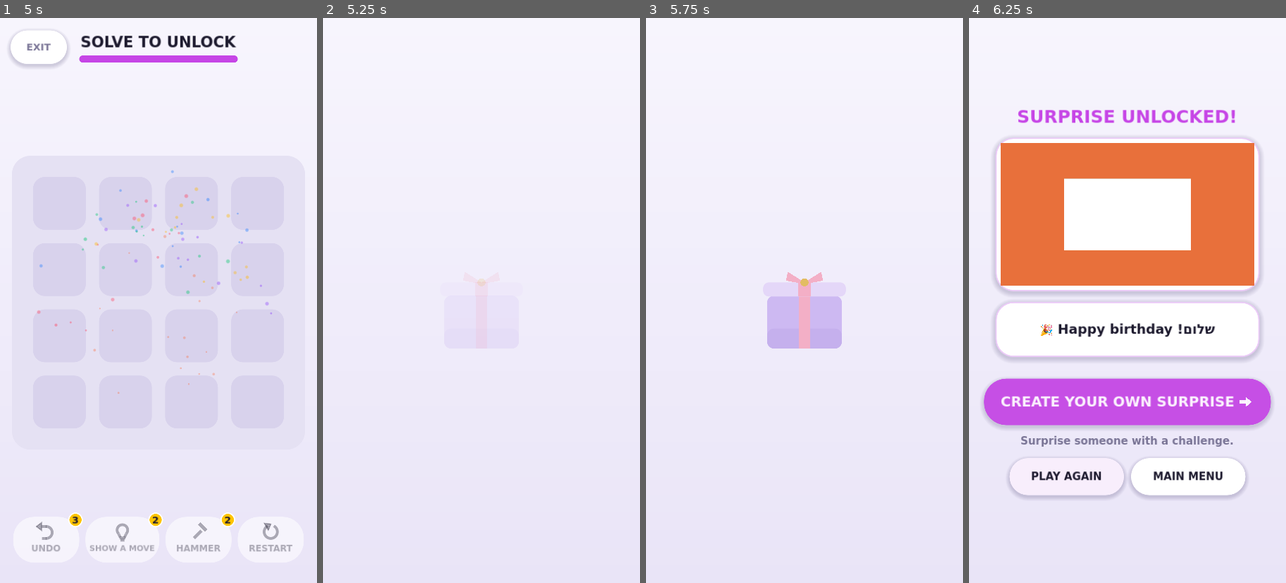
Above: before the commit, frames 1-4 (left to right).
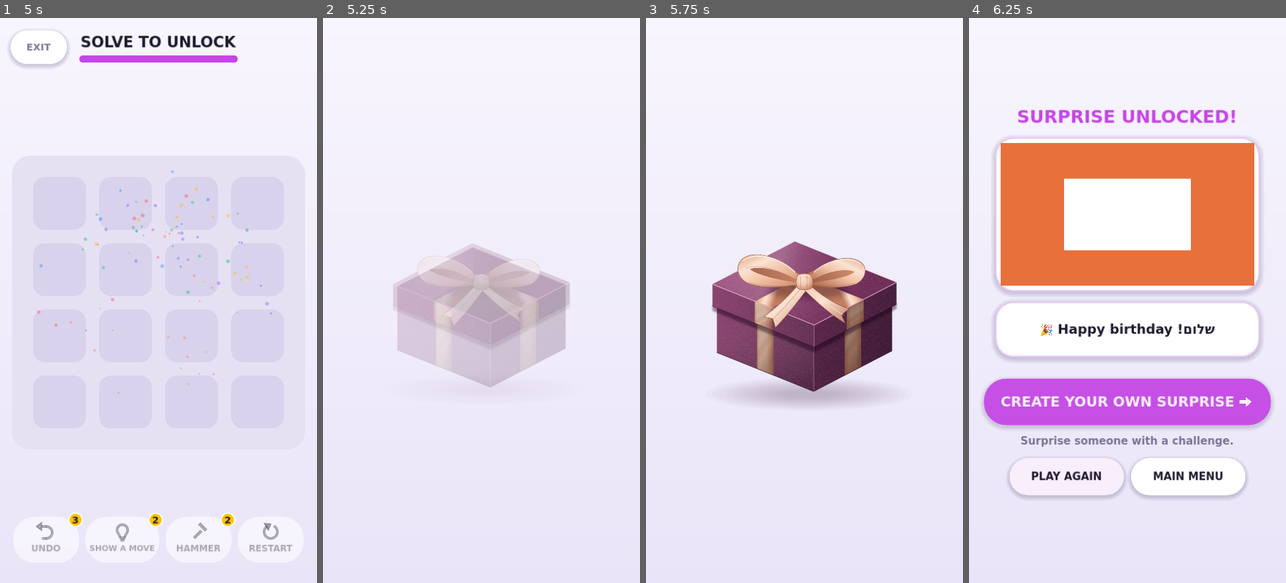
Above: after the commit, the same moments.

Repository: zaknounloay-bot/ChainEscape
Game: Godot game, scene res://tools/RevealMvpTest.tscn
Two runs of this game, one before a commit and one after it. Both use one fixed random seed, a clock stepped at 60 frames per second and the inputs below. This scene is started directly instead of the project's main scene.
Inputs (mouse positions are in pixels of both pictures, inside the frame that each line leads up to):
- Up to frame 1 (5 s): click "RESTART" at 0.5 s; click "RESTART" at 1.25 s; click "RESTART" at 2 s; click "CONTINUE - LEVEL 4" at 2.75 s; click "CONTINUE - LEVEL 4" at 3.5 s; tap Enter at 4.25 s; move the mouse to (228, 272) at 4.27 s; tap R at 4.35 s; click (228, 272) at 4.42 s
- Up to frame 2 (5.25 s): drag from (418, 328) to (465, 413) at 5.02 s
- Up to frame 3 (5.75 s): no input
- Up to frame 4 (6.25 s): click (997, 46) at 5.77 s

Frame 1 is identical in both runs. In frame 2, 9.8% of the frame differs, in the area x 22-78%, y 39-66%; in frame 3, 12%, in the area x 20-80%, y 39-69%; in frame 4, nothing differs.

Commit message:
Photo/Message Reveal: Option D gift box (plum + rose gold)
The reveal's gift is now a deep plum box with a rose-gold satin ribbon
and bow, about 58% of the screen width and centred for the anticipation
beat. It is three pre-rendered layers (assets/reveal: the open inside,
the front walls, the lid with ribbon and bow), made by
tools/gift_box/gen_gift_box.mjs and moved as rigid pieces: the lid and
bow lift straight up together, drift aside with a small turn and fade;
the envelope starts hidden inside the box and rises out from behind its
front walls. Lossy-compressed (~91 KB in the pack), no shaders.

Unchanged: the 2.45 s timing, SURPRISE UNLOCKED!, the photo and
dedication, CREATE YOUR OWN SURPRISE, tap-to-skip, reduced motion,
Friend Challenge. RevealMvpTest checks the layers load (105 checks).

Co-Authored-By: Claude Opus 5.5 <noreply@anthropic.com>
Claude-Session: https://claude.ai/code/session_01PPnN2iQN4xUeMDYHh7WvtN

Diff:
--- a/scripts/social/social_reveal.gd
+++ b/scripts/social/social_reveal.gd
@@ -571,7 +571,9 @@
 		env_w = clampf(r.size.x * 0.74, 300.0, 430.0)
 		var pocket := Vector2(r.get_center().x, r.position.y + r.size.y * 0.62)
 		var vis := get_viewport().get_visible_rect().size
-		var box := Vector2(pocket.x, minf(r.end.y + 70.0, vis.y - 120.0))
+		# The gift (box_at: the centre of its open top) sits so the whole gift
+		# is centred on screen, and always below the pocket it rises to.
+		var box := Vector2(pocket.x, clampf(vis.y * 0.5 - RevealEnvelope.GIFT_CENTER_Y, pocket.y + 60.0, vis.y - RevealEnvelope.GIFT_BOTTOM - 16.0))
 		for env in [_env_back, _env_front]:
 			env.place(to_local * box, to_local * pocket, env_w)
 	for part in [_photo_frame, _photo_status, _message_card]:
@@ -716,14 +718,31 @@
 		draw_colored_polygon(PackedVector2Array([at + Vector2(13, 0), at + Vector2(1, -11), at + Vector2(1, 11)]), Color.WHITE)
 
 
-## The Photo / Message Reveal envelope moment, drawn with a few shapes (no
-## assets). Two instances share the same state: `front = false` draws the
-## gift box, the glow, the envelope's back, its inside and its OPENED flap
-## (behind the card); `front = true` draws the pocket and the CLOSED flap with
-## its gold seal (in front of the card). Redrawn only while a value changes.
+## The Photo / Message Reveal envelope moment. The gift box is three
+## pre-rendered layers (assets/reveal, made by tools/gift_box/gen_gift_box.mjs)
+## moved as rigid pieces; the envelope is drawn with a few shapes. Two
+## instances share the same state: `front = false` draws the box's shadow and
+## open inside, the lid once lifted, the glow, the envelope's back, its inside
+## and its OPENED flap (behind the card); `front = true` draws the pocket and
+## the CLOSED flap with its gold seal (in front of the card), then the box's
+## front walls (so the envelope rises out of the box) and the lid while it
+## still sits on them. Redrawn only while a value changes.
 class RevealEnvelope extends Node2D:
+	## Gift layers: rects in gift-local units, origin at the centre of the
+	## box's open top (as rendered by gen_gift_box.mjs).
+	const GIFT_BACK_RECT := Rect2(-212, -102, 424, 204)
+	const GIFT_FRONT_RECT := Rect2(-212, -14, 424, 268)
+	const GIFT_LID_RECT := Rect2(-238, -192, 476, 352)
+	const GIFT_LID_PIVOT := Vector2(0, -5)  # the centre of the lid's top
+	const GIFT_CENTER_Y := 34.0  # the whole gift's visual centre, below box_at
+	const GIFT_BOTTOM := 262.0  # its shadow's lowest point, below box_at
+	## The lifted lid: how far it travels, its turn, and from when it is
+	## clear of the walls (drawn behind the envelope from then on).
+	const LID_TRAVEL := Vector2(190, -120)
+	const LID_TURN := 0.2
+	const LID_CLEAR := 0.36
 	var front := false
-	var box_at := Vector2.ZERO  # where the gift box sits
+	var box_at := Vector2.ZERO  # the centre of the gift box's open top
 	var pocket_at := Vector2.ZERO  # where the envelope settles (its pocket centre)
 	var width := 380.0
 	## 0..1 each (tweened): the box shown, its lid lifted, the envelope risen,
@@ -767,32 +786,63 @@
 		width = p_width
 		queue_redraw()
 
+	var _tex: Array[Texture2D] = []
+
 	func _draw() -> void:
 		if not front:
-			_draw_box()
-		_draw_envelope()
-
-	## A soft lavender box with a blush ribbon and a gold knot; the lid lifts
-	## gently and tips back a little.
-	func _draw_box() -> void:
+			_draw_box_back()
+			_draw_envelope()
+		else:
+			_draw_envelope()
+			_draw_box_front()
+
+	## Plum box, rose-gold ribbon and bow: it settles in (a 5% grow while it
+	## fades in), the lid with its bow lifts straight up off the walls, then
+	## drifts aside, turning a little and fading; the box fades last.
+	func _textures() -> Array[Texture2D]:
+		if _tex.is_empty():
+			_tex = [load("res://assets/reveal/gift_body_back.png"), load("res://assets/reveal/gift_body_front.png"), load("res://assets/reveal/gift_lid.png")]
+		return _tex
+
+	func _box_transform() -> void:
+		var s := lerpf(0.95, 1.0, box)
+		draw_set_transform(box_at, 0.0, Vector2(s, s))
+
+	func _draw_box_back() -> void:
 		if box <= 0.0:
 			return
-		var a := box
-		var w := 170.0
-		var h := 120.0
-		var c := box_at
-		_rounded(Rect2(c + Vector2(-w * 0.5, -h * 0.5), Vector2(w, h)), Color(SocialReveal.GIFT_LAVENDER, a), 16)
-		_rounded(Rect2(c + Vector2(-w * 0.5, h * 0.12), Vector2(w, h * 0.38)), Color(SocialReveal.GIFT_LAVENDER_DEEP, 0.3 * a), 16)
-		draw_rect(Rect2(c + Vector2(-13, -h * 0.5), Vector2(26, h)), Color(SocialReveal.GIFT_BLUSH, a))
-		var lift := Vector2(16.0, -54.0) * lid
-		draw_set_transform(c + Vector2(-w * 0.5 - 9, -h * 0.5) + lift, -0.22 * lid, Vector2.ONE)
-		_rounded(Rect2(Vector2(0, -30), Vector2(w + 18, 32)), Color(SocialReveal.GIFT_LAVENDER_LIGHT, a), 13)
-		draw_rect(Rect2(Vector2((w + 18) * 0.5 - 14, -30), Vector2(28, 32)), Color(SocialReveal.GIFT_BLUSH, a))
-		var knot := Vector2((w + 18) * 0.5, -30)
-		for s in [-1.0, 1.0]:
-			draw_colored_polygon(PackedVector2Array([knot, knot + Vector2(38 * s, -24), knot + Vector2(42 * s, -4), knot + Vector2(10 * s, 2)]), Color(SocialReveal.GIFT_BLUSH, a))
-		draw_circle(knot, 9.0, Color(SocialReveal.GIFT_GOLD, a))
+		_box_transform()
+		# A soft contact shadow on the "table".
+		draw_set_transform(box_at + Vector2(10, 246) * lerpf(0.95, 1.0, box), 0.0, Vector2(1.0, 0.16) * lerpf(0.95, 1.0, box))
+		for i in 12:
+			draw_circle(Vector2.ZERO, 236.0 - i * 16.0, Color(0.16, 0.03, 0.13, 0.022 * box))
+		_box_transform()
+		draw_texture_rect(_textures()[0], GIFT_BACK_RECT, false, Color(1, 1, 1, box))
+		if lid >= LID_CLEAR:
+			_draw_lid()
 		draw_set_transform(Vector2.ZERO, 0.0, Vector2.ONE)
+
+	func _draw_box_front() -> void:
+		if box <= 0.0:
+			return
+		_box_transform()
+		draw_texture_rect(_textures()[1], GIFT_FRONT_RECT, false, Color(1, 1, 1, box))
+		if lid < LID_CLEAR:
+			_draw_lid()
+		draw_set_transform(Vector2.ZERO, 0.0, Vector2.ONE)
+
+	## The lid (with its ribbon and bow, one piece): straight up first, then
+	## aside with a small turn, fading out as it goes.
+	func _draw_lid() -> void:
+		var up := smoothstep(0.0, 0.5, lid)
+		var aside := smoothstep(0.3, 1.0, lid)
+		var a := box * (1.0 - smoothstep(0.55, 1.0, lid))
+		if a <= 0.0:
+			return
+		var s := lerpf(0.95, 1.0, box)
+		var at := box_at + (GIFT_LID_PIVOT + Vector2(LID_TRAVEL.x * aside, LID_TRAVEL.y * 0.5 * (up + aside))) * s
+		draw_set_transform(at, LID_TURN * aside, Vector2(s, s))
+		draw_texture_rect(_textures()[2], Rect2(GIFT_LID_RECT.position - GIFT_LID_PIVOT, GIFT_LID_RECT.size), false, Color(1, 1, 1, a))
 
 	## The envelope: it rises from inside the box (small) to the pocket point
 	## (full size); then the top flap turns up, and at the end it fades.
@@ -800,9 +850,10 @@
 		if rise <= 0.0:
 			return
 		var e := 1.0 - pow(1.0 - rise, 3.0)
-		var center := (box_at + Vector2(0, -20)).lerp(pocket_at, e)
+		var center := (box_at + Vector2(0, 130)).lerp(pocket_at, e)
 		var s := lerpf(0.45, 1.0, e)
-		var a := clampf(rise / 0.22, 0.0, 1.0) * (1.0 - fade)
+		# Solid from the start: it begins hidden behind the box's front walls.
+		var a := 1.0 - fade
 		if a <= 0.0:
 			return
 		var w := width * s
--- a/tools/reveal_mvp_test.gd
+++ b/tools/reveal_mvp_test.gd
@@ -273,6 +273,8 @@
 		# Anticipation: the closed gift rests on screen before it opens.
 		await _wait(maxf(0.0, 0.75 - (Time.get_ticks_msec() - t0) / 1000.0))
 		_check(eb.box > 0.99 and eb.lid < 0.01 and eb.rise < 0.01, "D. %s: anticipation - the closed gift fully shown at %d ms (box %.2f, lid %.2f)" % [k[0], Time.get_ticks_msec() - t0, eb.box, eb.lid])
+		var tex := eb._textures()
+		_check(tex.size() == 3 and tex.all(func(t): return t != null and t.get_width() > 300), "D. %s: the plum + rose-gold gift layers load (%s)" % [k[0], str(tex.map(func(t): return t.get_size() if t else null))])
 		await _until(func(): return eb.rise > 0.5, 1.2)
 		_check(eb.box > 0.9 and eb.lid > 0.95, "D. %s: the box stays while the envelope lifts out (box %.2f at rise %.2f)" % [k[0], eb.box, eb.rise])
 		await _until(func(): return eb.lid > 0.95, 1.0)
Binary file added: assets/reveal/gift_body_back.png
Not shown, added: assets/reveal/gift_body_back.png.import
Binary file added: assets/reveal/gift_body_front.png
Not shown, added: assets/reveal/gift_body_front.png.import
Binary file added: assets/reveal/gift_lid.png
Not shown, added: assets/reveal/gift_lid.png.import
Not shown, added: tools/gift_box/gen_gift_box.mjs
